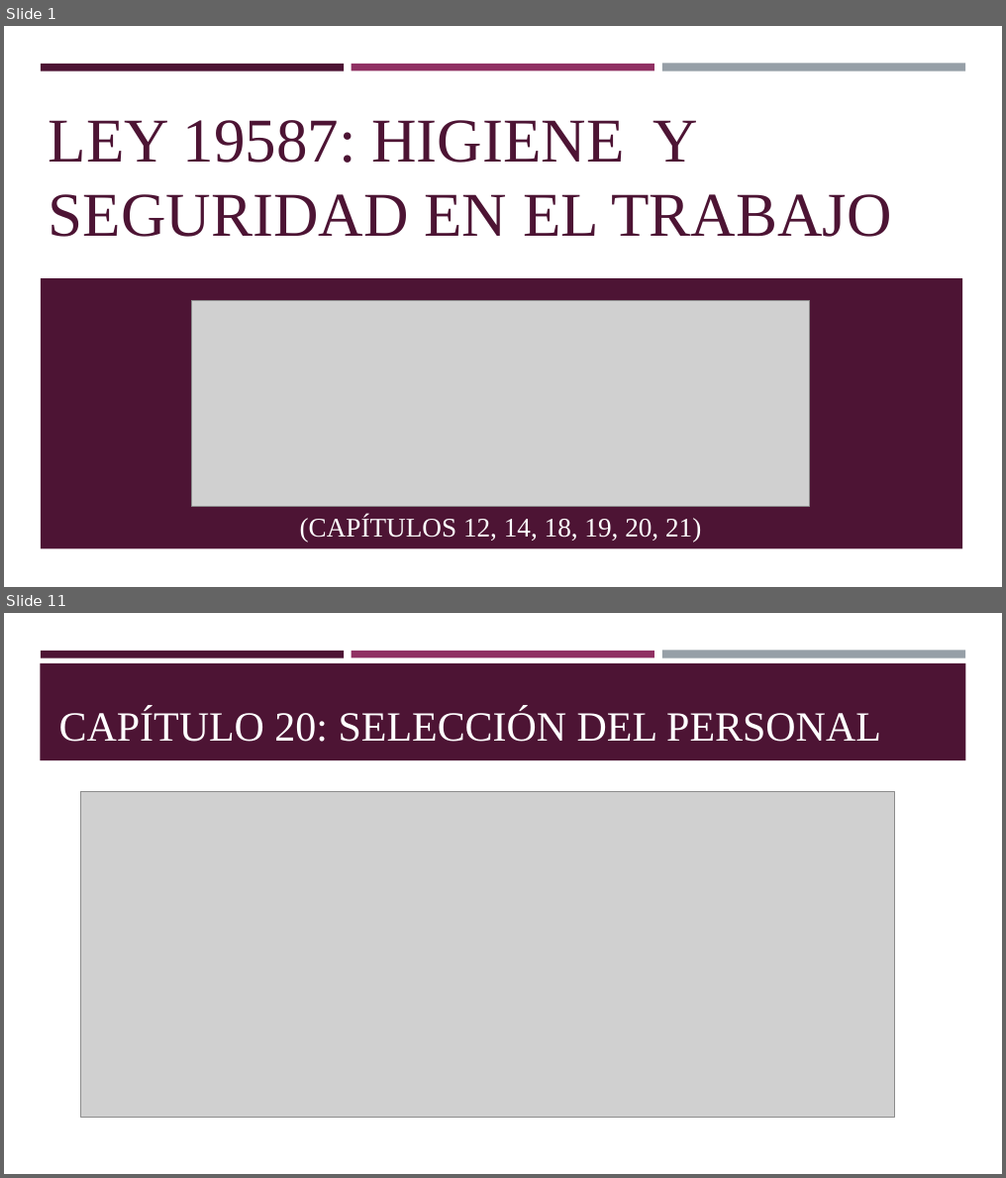
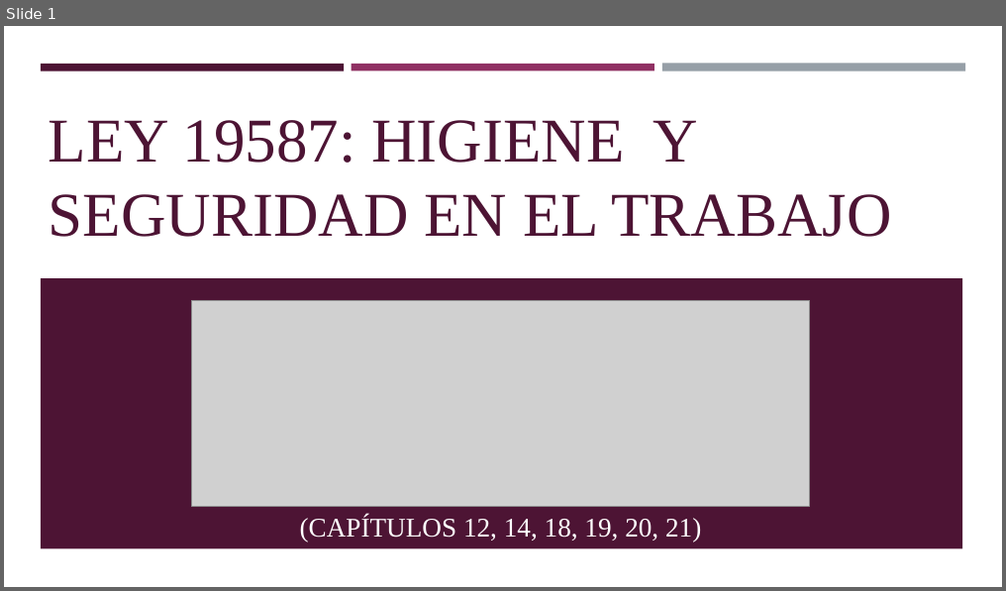
Before and after one commit to Cnsgnicole/doubik, a slide deck: TP LEY 19587 - Presentación de capítulos.pptx. Shown one above the other, each under a label of ours: slides 1 and 11 before the commit, slide 1 after it; the slides between them are not shown. The pictures are 1006x1178 and 1006x591 pixels, drawn with LibreOffice and Linux fonts; fonts in the diff are those of the drawing; grey boxes stand for pictures. Boxes give left, top, right and bottom in pixels: in the first picture for what was removed or moved away, otherwise in the second. Text is boxed around its words. In the diff, an @@ line names an element or a change of style, - is before the commit and + after.

```diff
--- a/TP LEY 19587 - Presentación de capítulos.pptx
+++ b/TP LEY 19587 - Presentación de capítulos.pptx
@@ slide 11 removed at [4, 613, 1002, 1174], background #FFFFFF; not listed: 3 template elements that a slide beside it also shows @@
@@ rectangle removed at [40, 663, 966, 761] @@
@@ title removed at [59, 708, 881, 742] @@
-CAPÍTULO 20: SELECCIÓN DEL PERSONAL
@@ picture removed at [81, 792, 895, 1118] @@
```
Also in this commit, not shown: 3 slides changed, 4 slides added, 8 other slides removed.
